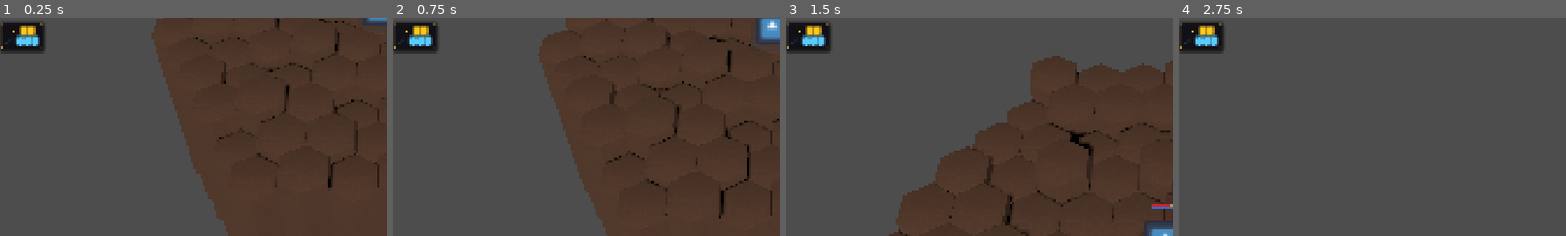
Above: before the commit, frames 1-4 (left to right).
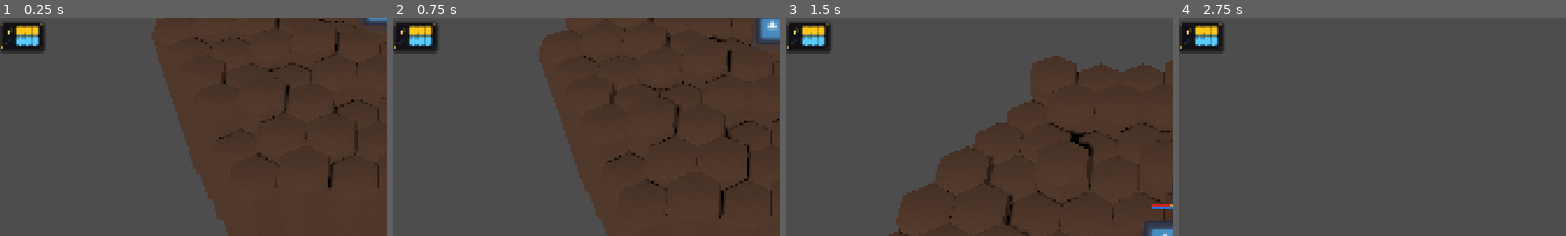
Above: after the commit, the same moments.

Repository: Kobraxos/Mythologia
Game: Godot game, scene res://levels/test_room/test_level.tscn
The game is run twice, just before and just after one commit, with the same random seed, the same clock (stepped at 60 frames per second) and the same inputs. The project has no main scene, so this scene is started directly. The engine's default icon, where the game draws it, is replaced by a stand-in: a white triangle on a blue panel in a dark square.
Inputs (mouse positions are % of the whole screen's width and height, from its top left):
- Up to frame 1 (0.25 s): no input
- Up to frame 2 (0.75 s): tap Enter at 0.5 s; move the mouse to (72, 45) at 0.52 s; hold Up (ui_up) from 0.53 s (still down); tap S (camera_backward) at 0.6 s
- Up to frame 3 (1.5 s): move the mouse to (30, 55) at 1.27 s; release Up (ui_up) at 1.28 s; tap W (camera_forward) at 1.35 s
- Up to frame 4 (2.75 s): move the mouse to (60, 28) at 2.02 s; hold Up (ui_up) from 2.03 s (still down); tap A (camera_left) at 2.1 s
The pictures show only the part of the screen within x 1-51%, y 44-94%; the shares and areas given below are measured in that part.

The runs differ from the first frame. In frame 1, 0.3% of the frame differs, in the area x 2-11%, y 3-9%; in frame 2, 0.3%; in frame 3, 0.3%; in frame 4, 0.3%.

Commit message:
feat: add Bénédiction d'Athéna and Frappe Sismique skills and update base hero stats

Diff:
--- a/data/skills/spells/benediction_athena.tres
+++ b/data/skills/spells/benediction_athena.tres
@@ -1,5 +1,6 @@
-[gd_resource type="Resource" script_class="SkillData" format=3 uid="uid://shield_athena"]
+[gd_resource type="Resource" script_class="SkillData" format=3 uid="uid://cft6gkdmnadle"]
 
+[ext_resource type="Script" uid="uid://ceno6dy3f25l0" path="res://data/skills/skill_effect_payload.gd" id="1_pj7su"]
 [ext_resource type="Script" uid="uid://eceh4kcvv4yn" path="res://data/skills/skill_data.gd" id="1_skdata"]
 
 [resource]
@@ -10,13 +11,10 @@
 ap_cost = 2
 mana_cost = 40
 cooldown = 2
-target_mode = 1
 allowed_alignments = 1
+min_range = 0
 max_range = 4
-min_range = 0
 max_elevation_up = 3
 max_elevation_down = 3
-is_linear_only = false
-aoe_shape = 0
 physical_damage_multiplier = 0.0
 flat_shield_granted = 40
--- /dev/null
+++ b/data/skills/spells/frappe_sismique.tres
@@ -0,0 +1,24 @@
+[gd_resource type="Resource" script_class="SkillData" format=3 uid="uid://frappe_sismique"]
+
+[ext_resource type="Script" uid="uid://eceh4kcvv4yn" path="res://data/skills/skill_data.gd" id="1_skdata"]
+[ext_resource type="Resource" uid="uid://seisme_secondaire" path="res://data/skills/spells/seisme_secondaire.tres" id="2_followup"]
+
+[resource]
+script = ExtResource("1_skdata")
+id = &"frappe_sismique"
+skill_name = "Frappe Sismique"
+description = "Une attaque dévastatrice qui frappe une cible, puis génère une onde de choc sur les cases adjacentes."
+ap_cost = 3
+mana_cost = 30
+cooldown = 2
+target_mode = 1
+allowed_alignments = 0
+max_range = 1
+min_range = 1
+max_elevation_up = 1
+max_elevation_down = 1
+is_linear_only = false
+aoe_shape = 0
+skill_element = 0
+physical_damage_multiplier = 1.2
+follow_up_skill = ExtResource("2_followup")
--- /dev/null
+++ b/data/skills/spells/seisme_secondaire.tres
@@ -0,0 +1,23 @@
+[gd_resource type="Resource" script_class="SkillData" format=3 uid="uid://seisme_secondaire"]
+
+[ext_resource type="Script" uid="uid://eceh4kcvv4yn" path="res://data/skills/skill_data.gd" id="1_skdata"]
+
+[resource]
+script = ExtResource("1_skdata")
+id = &"seisme_secondaire"
+skill_name = "Onde de Choc"
+description = "L'onde de choc secondaire d'une frappe sismique."
+ap_cost = 0
+mana_cost = 0
+cooldown = 0
+target_mode = 2
+allowed_alignments = 2
+max_range = 10
+min_range = 0
+max_elevation_up = 3
+max_elevation_down = 3
+is_linear_only = false
+aoe_shape = 4
+aoe_radius = 1
+skill_element = 0
+physical_damage_multiplier = 0.5
--- a/data/units/heroes/base_unit_stats.tres
+++ b/data/units/heroes/base_unit_stats.tres
@@ -3,8 +3,9 @@
 [ext_resource type="Resource" uid="uid://cyd2aljxwrxdw" path="res://data/skills/attacks/frappe_basique.tres" id="1_2366t"]
 [ext_resource type="Script" uid="uid://didfbrl3fg4h5" path="res://data/units/unit_stats.gd" id="1_t58gu"]
 [ext_resource type="Resource" uid="uid://un6eqfxtq56o" path="res://data/skills/attacks/rayon_solaire.tres" id="2_3ge3s"]
-[ext_resource type="Resource" uid="uid://shield_athena" path="res://data/skills/spells/benediction_athena.tres" id="3_spell"]
 [ext_resource type="Texture2D" uid="uid://dsqgvi8aue1da" path="res://icon.svg" id="2_gbbgr"]
+[ext_resource type="Resource" path="res://data/skills/spells/benediction_athena.tres" id="3_spell"]
+[ext_resource type="Resource" path="res://data/skills/spells/frappe_sismique.tres" id="4_spell"]
 
 [resource]
 script = ExtResource("1_t58gu")
@@ -17,14 +18,13 @@
 world_sprite = ExtResource("2_gbbgr")
 mythology = 1
 rarity = 2
+action_points = 3
 initiative = 6
 max_health = 120
-hp_regen_per_turn = 0
 max_shield = 40
 shield_regen_per_turn = 15
 max_mana = 100
 mana_regen_per_turn = 10
-movement_points = 3
 max_elevation_jump = 2
 knockback_resistance = 0.2
 base_physical_damage = 20
@@ -40,4 +40,4 @@
 effect_resistance = 0.1
 incoming_healing_multiplier = 1.1
 base_attack = ExtResource("1_2366t")
-active_skills = Array[Resource]([ExtResource("1_2366t"), ExtResource("2_3ge3s"), ExtResource("3_spell")])
+active_skills = Array[Resource]([ExtResource("1_2366t"), ExtResource("2_3ge3s"), ExtResource("3_spell"), ExtResource("4_spell")])
